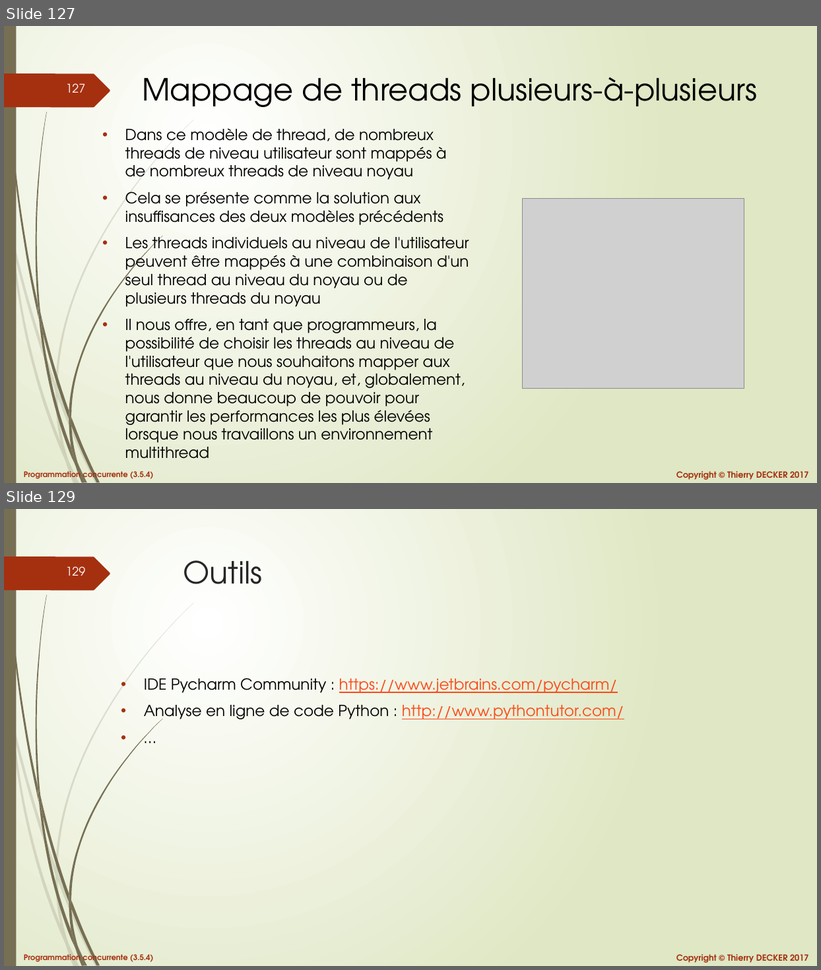
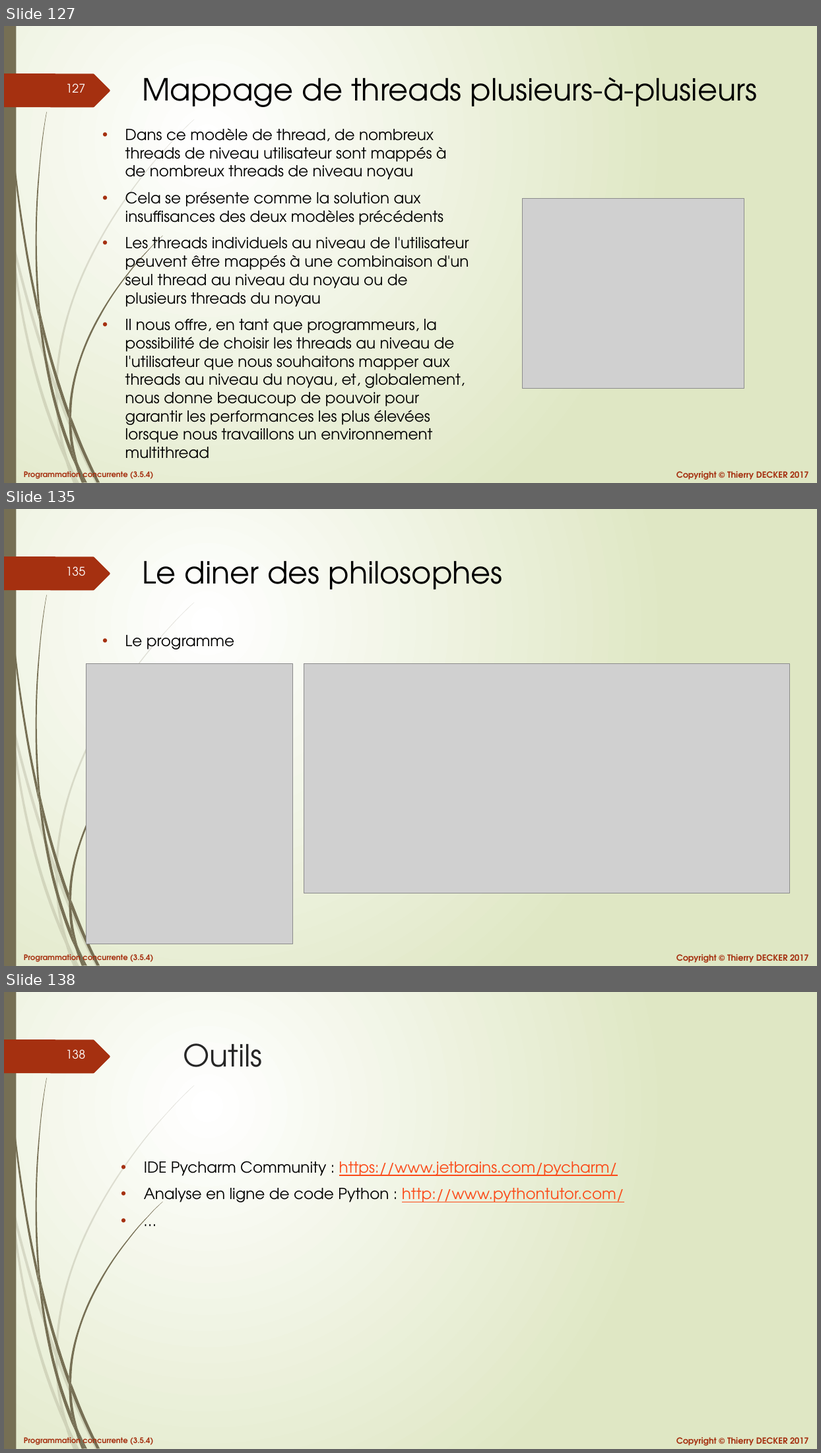
Before and after one commit to VikmanTheRacoon/learning-python, a slide deck: documentations/python-103.pptx. Shown one above the other, each under a label of ours: slides 127 and 129 before the commit, slides 127, 135 and 138 after it; the slides between them are not shown. The pictures are 821x970 and 821x1453 pixels, drawn with LibreOffice and Linux fonts; fonts in the diff are those of the drawing; grey boxes stand for pictures. Boxes give left, top, right and bottom in pixels: in the first picture for what was removed or moved away, otherwise in the second. Text is boxed around its words. In the diff, an @@ line names an element or a change of style, - is before the commit and + after.

```diff
--- a/documentations/python-103.pptx
+++ b/documentations/python-103.pptx
@@ slide 135 added at (4,509,817,966), background gradient #FFFFFF to #DFE8C4; not listed: 27 template elements that a slide beside it also shows @@
@@ title added at (142,561,503,590), 36 pt, text #000000 @@
+Le diner des philosophes
@@ text added at (125,635,234,650), 18 pt, text #000000 @@
+• Le programme
@@ picture added at (86,664,293,945) @@
@@ picture added at (304,664,789,894) @@
@@ what was slide 129 is now slide 138 @@
@@ page number at (66,1049,86,1059): text changed @@
-129
+138
```
Also in this commit, not shown: 1 slide changed, 8 other slides added, 1 other file.
